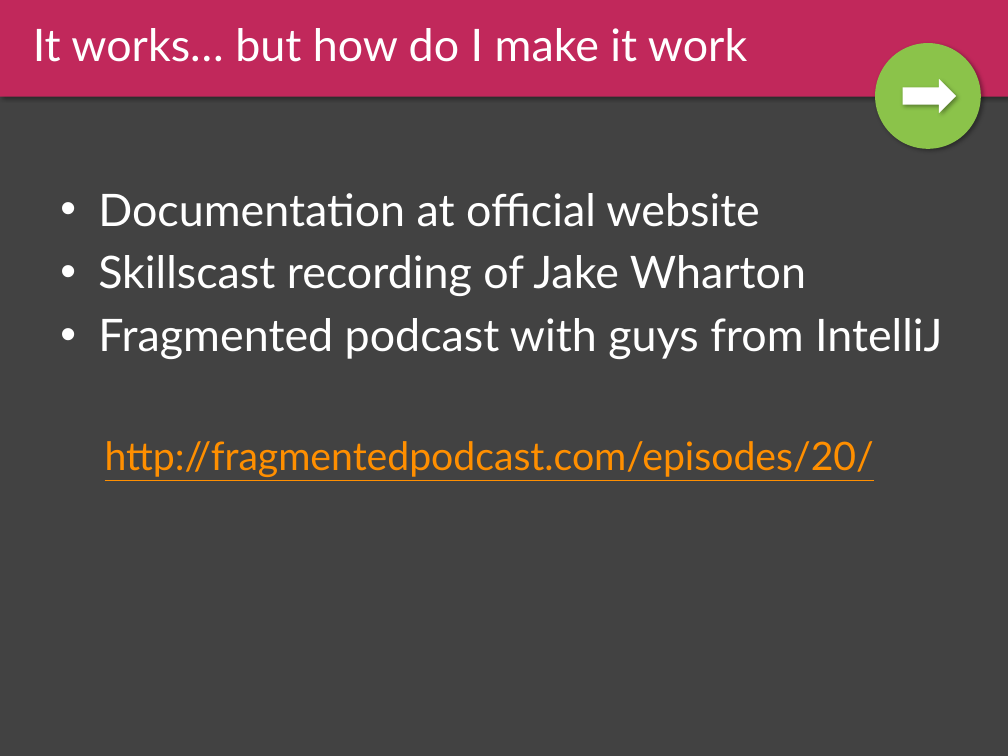
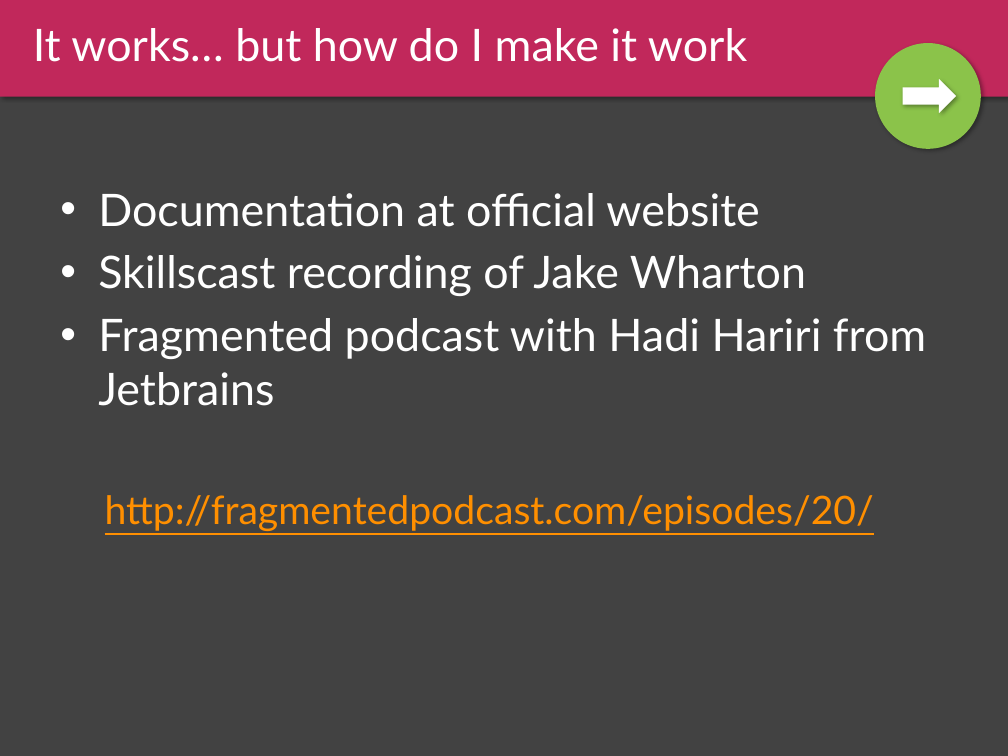
Before and after one commit to Endran/KotlinExample, a slide deck: slide 16 of Kotlin.pptx (slide 15 before the commit). Drawn at 1008x756 pixels with LibreOffice and Linux fonts; fonts in the diff are those of the drawing. Boxes give left, top, right and bottom in pixels: in the first picture for what was removed or moved away, otherwise in the second. Text is boxed around its words. In the diff, an @@ line names an element or a change of style, - is before the commit and + after.

```diff
--- a/Kotlin.pptx
+++ b/Kotlin.pptx
@@ text at [98,318,926,406]: text changed @@
-• Fragmented podcast with guys from IntelliJ
+• Fragmented podcast with Hadi Hariri from Jetbrains
```
Also in this commit, not shown: 1 slide added.
